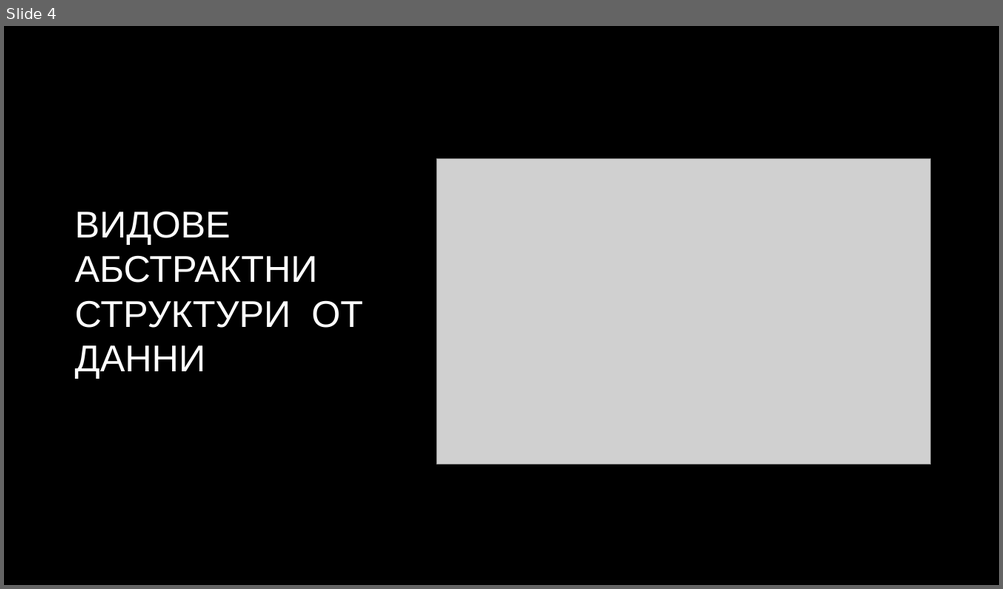
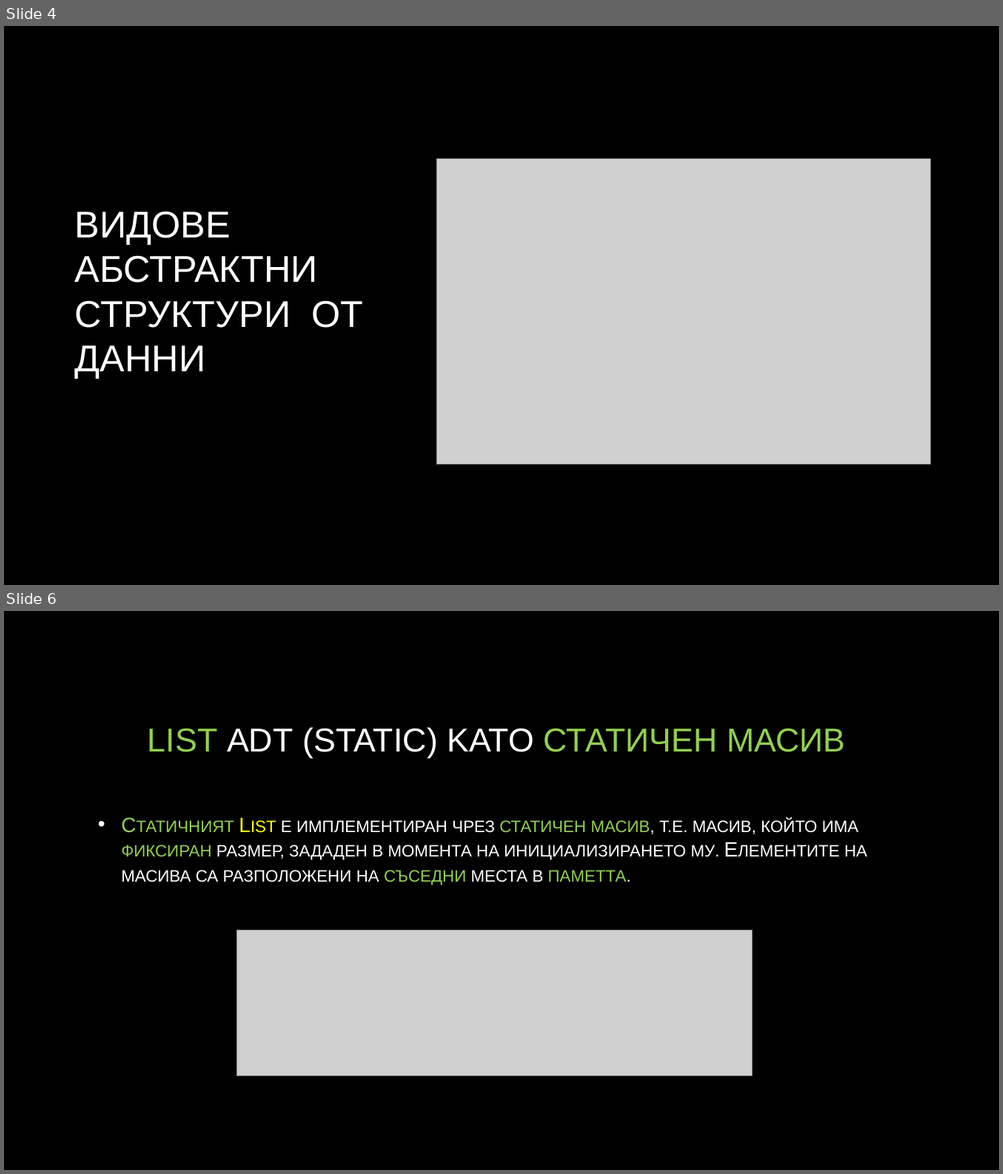
Before and after one commit to velizar92/CSharp-Programming-Presentations, a slide deck: Linear Data Structures.pptx. Shown one above the other, each under a label of ours: slide 4 before the commit, slides 4 and 6 after it; the slides between them are not shown. The pictures are 1003x589 and 1003x1174 pixels, drawn with LibreOffice and Linux fonts; fonts in the diff are those of the drawing; grey boxes stand for pictures; background and template pictures are left out. Boxes give left, top, right and bottom in pixels: in the first picture for what was removed or moved away, otherwise in the second. Text is boxed around its words. In the diff, an @@ line names an element or a change of style, - is before the commit and + after.

Commit message:
New slides for static list implementation

```diff
--- a/Linear Data Structures.pptx
+++ b/Linear Data Structures.pptx
@@ slide 6 added at <box>4,611,999,1170</box>, background picture (left out) @@
@@ title added at <box>148,727,845,758</box>, 32 pt, text #92D050 @@
+LIST ADT (STATIC) KATO СТАТИЧЕН МАСИВ
@@ text added at <box>121,819,867,886</box>, 20 pt, text gradient #FFFFFF to #BFBFBF, small capitals @@
+• Статичният List е имплементиран чрез статичен масив, т.е. масив, който има фиксиран размер, зададен в момента на инициализирането му. Елементите на масива са разположени на съседни места в паметта.
@@ picture added at <box>237,931,751,1076</box> @@
```
Also in this commit, not shown: 1 slide changed, 2 other slides added.
